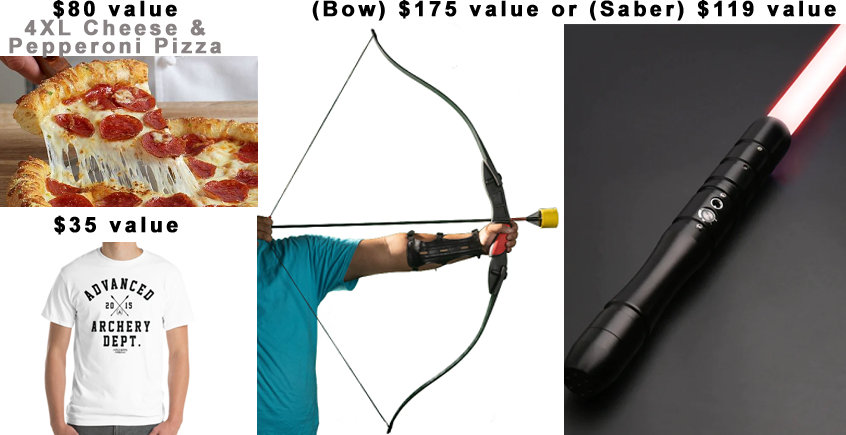
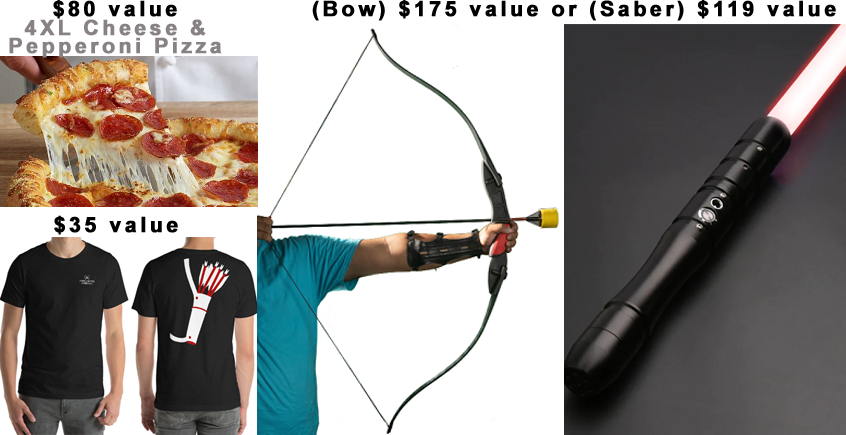
Layers edited between the first and the second 846×435 image:
removed layer "Layer 2" over box(0, 242, 246, 435)
added layer "Layer 4" above "Layer 5" over box(0, 237, 129, 435)
added layer "Layer 5" over box(129, 237, 257, 435)
